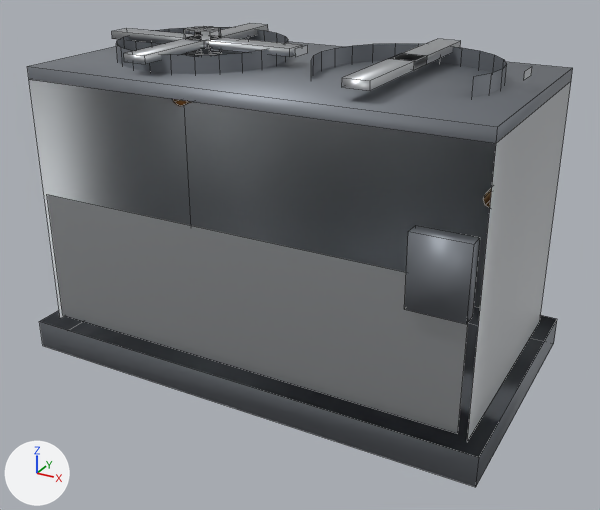
The FBX model Tools/butchery/fbx/SM_CONDENSER.fbx: old version first, new version second.
Both versions are drawn from a 50 mm camera at (2.52, -4.79, 2.99) aimed at (-0.01, -0.2, 0.69). Arrows for +X, +Y and +Z are at lower left; the lights stay in place. The first picture is the older version. Mesh edges are drawn as thin lines.

The first picture shows 'SM_CONDENSER'.
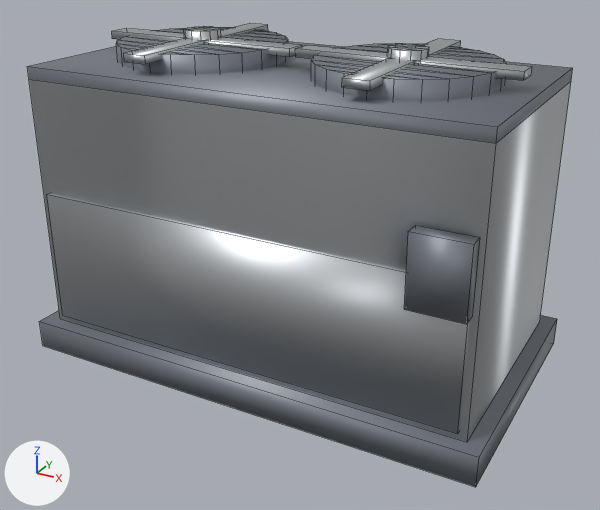
Changed parts and their boxes (x1, y1, x2, y2) in the pictures (600 x 510 px):
part 1 of me_sm_condenser, added: after (387, 44, 429, 64)
part 2 of me_sm_condenser, added: after (29, 27, 557, 457)

The change, as a list of edits to the scene's bpy script:
```text
Change me_sm_condenser:
    used by ob_sm_condenser; location = (0.0, 0.0, 0.0)
    remove me_sm_condenser.from_pydata(...)  # 230 vertices, 143 faces; spans x -1.6..1.6, y -1.13..1.13, z 0.0..2.16
    add me_sm_condenser.from_pydata(...)  # 280 vertices, 250 faces; spans x -1.6..1.6, y -1.13..1.13, z 0.0..2.16
    me_sm_condenser part 1: a new loose piece, a 12-sided cylinder along z spanning x 0.6..0.84, y -0.34..-0.1, z 2.0..2.16, in mat_m_butchery_steelbrushed (light grey #c8cbce)
    me_sm_condenser part 2
    19 vertices are added at x -1.45..1.45, y -1.0..-0.14, z 0.25..2.11
    7 new vertices lie (0.0, 0.0, 0.14) away from vertices in x 0.32..1.12, y -0.78..-0.62, z 1.95
    22 new faces join them, mat_m_butchery_steelbrushed (light grey #c8cbce)
    53 new faces join them, mat_m_butchery_paintedframe (grey #868b93)
```
